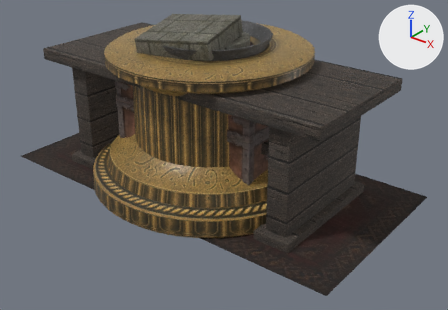
Two versions of the glTF model apps/web/public/models/props.glb, one commit apart.
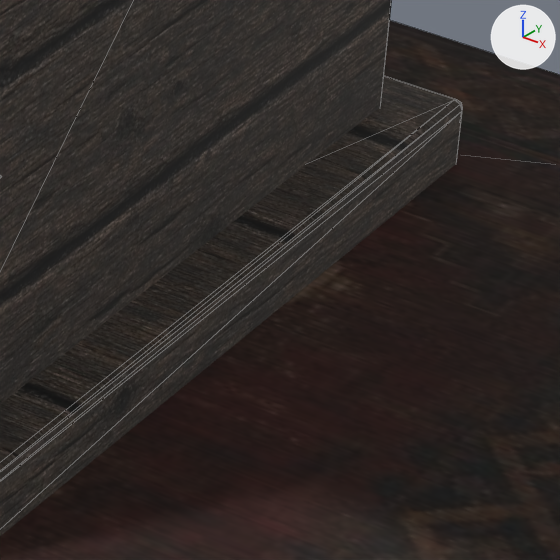
Each version is shown whole from a 50 mm camera at (2.47, -2.95, 2.03) aimed at (0.17, -0.07, 0.24), then close up on the part from 68% to 84% of the width and 55% to 78% of the height. Lighting does not change. The marker at upper right points along +X, +Y and +Z. The last two pictures show the newer version. The close-ups show mesh edges as thin lines. Where no turn or scale is listed for an object, it has been applied to the vertices.

Objects in the first close-up: 'rug_face', 'table_foot_1', 'table_leg_1'.
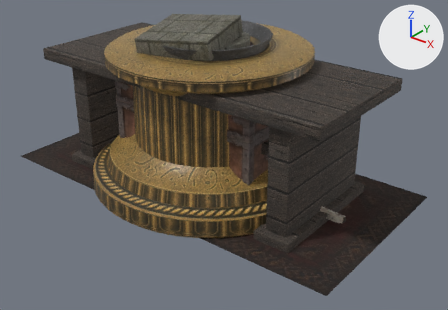
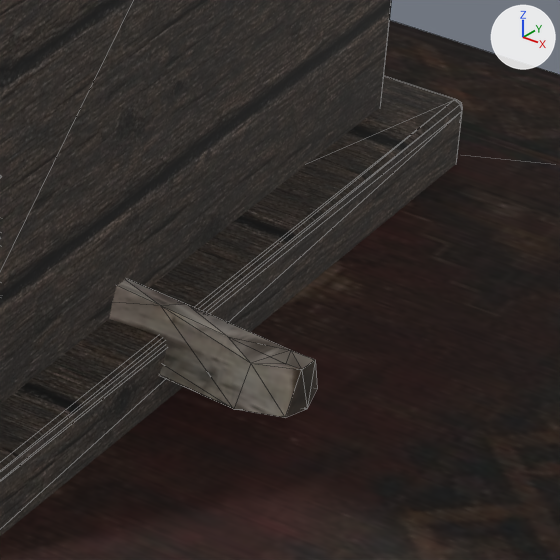
The change, as a diff of the scene's bpy script:
```diff
--- a/apps/web/public/models/props.glb.py
+++ b/apps/web/public/models/props.glb.py
@@ img_driftwood @@
+img_driftwood = load_image('driftwood', '_unpacked/driftwood', 512, 512, 'sRGB')
@@ mat_driftwood @@
+mat_driftwood = bpy.data.materials.new('driftwood')
+# uses the picture img_driftwood
@@ me_3dmodel_custom @@
+me_3dmodel_custom.from_pydata(...)  # 261 vertices, 511 faces; spans x -1.01..1.09, y -0.06..0.05, z 0.0..0.12
+me_3dmodel_custom.materials.append(mat_driftwood)
@@ ob_driftwood_log @@
+ob_driftwood_log = bpy.data.objects.new('driftwood_log', me_3dmodel_custom)
+ob_driftwood_log.location = (-0.0404, 0.0036, -0.0015)
```

Boxes [x1, y1, x2, y2] around the edits, measured in the close-ups (560 x 560 px):
'driftwood_log', added: after [109, 279, 317, 417]
